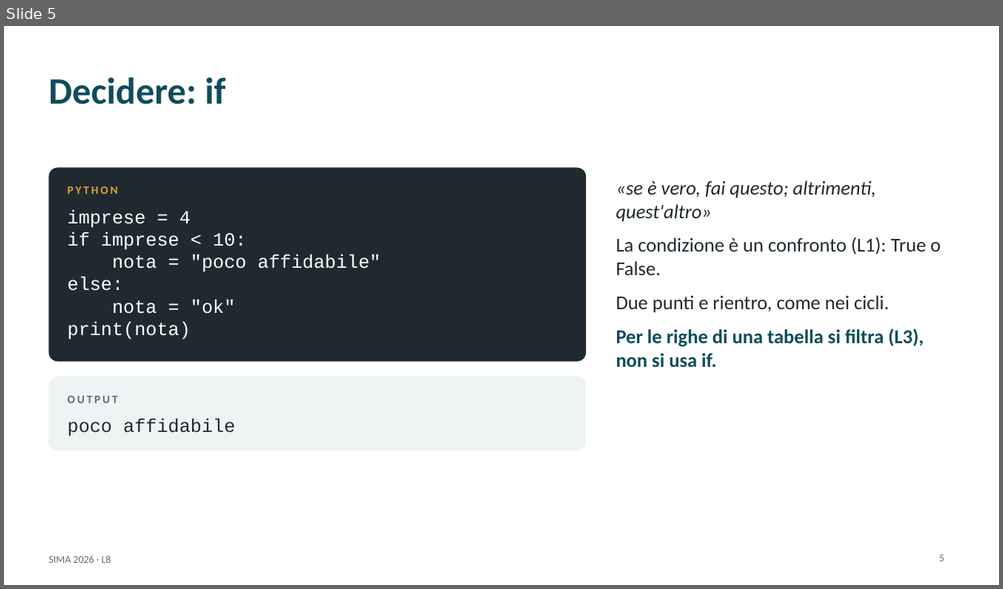
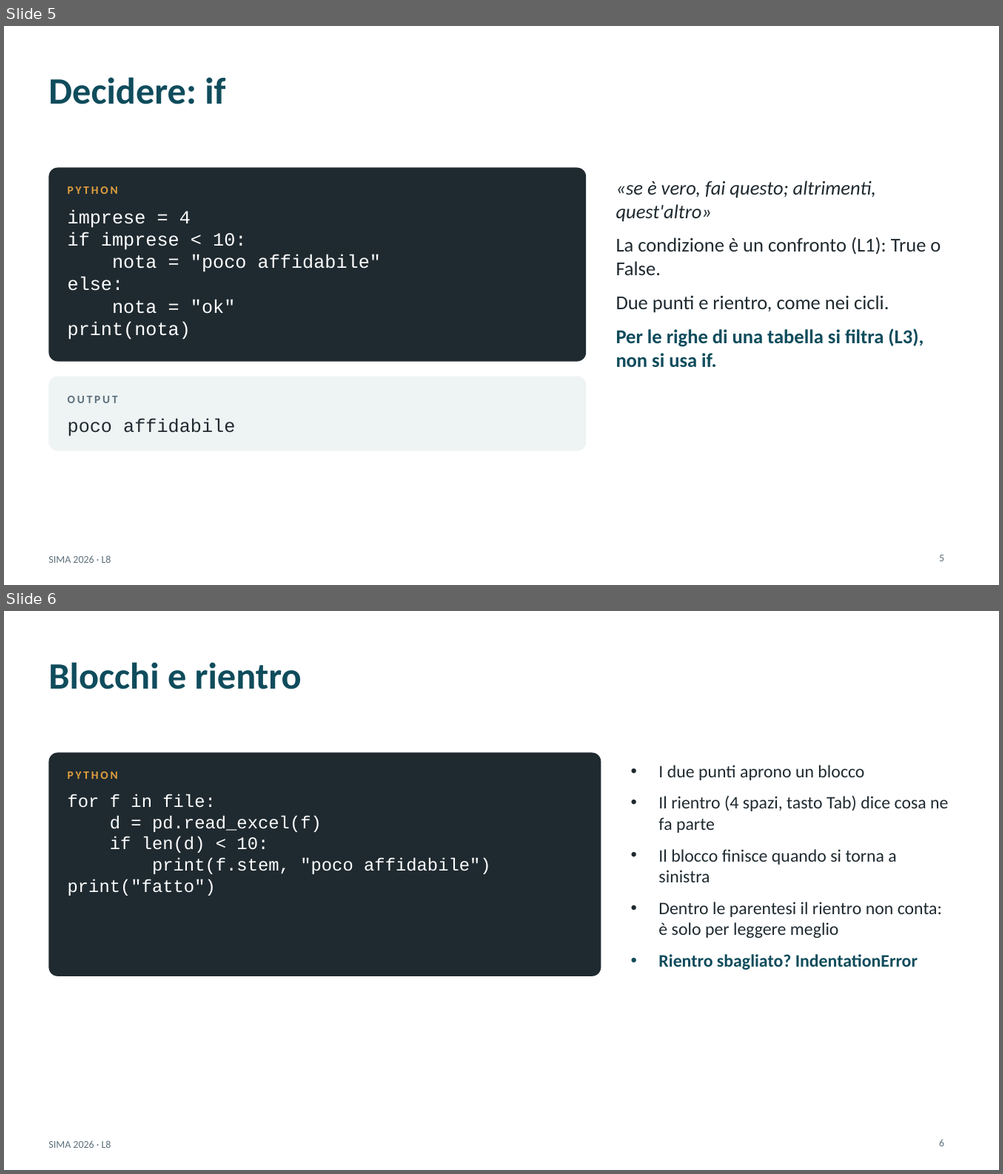
Before and after one commit to andrealorenzon/SIMA2026, a slide deck: lezioni/L08_funzioni_cicli/slide.pptx. Shown one above the other, each under a label of ours: slide 5 before the commit, slides 5 and 6 after it. The pictures are 1003x589 and 1003x1174 pixels, drawn with LibreOffice and Linux fonts; fonts in the diff are those of the drawing. Boxes give left, top, right and bottom in pixels: in the first picture for what was removed or moved away, otherwise in the second. Text is boxed around its words. In the diff, an @@ line names an element or a change of style, - is before the commit and + after.

```diff
--- a/lezioni/L08_funzioni_cicli/slide.pptx
+++ b/lezioni/L08_funzioni_cicli/slide.pptx
@@ slide 6 added at (x1=4, y1=611, x2=999, y2=1170), background #FFFFFF; not listed: 1 template element that a slide beside it also shows @@
@@ title added at (x1=48, y1=662, x2=301, y2=689), 36 pt, text #0F4C5C, bold @@
+Blocchi e rientro
@@ rounded rectangle added at (x1=48, y1=753, x2=601, y2=977), fill #1F2A30 @@
@@ text added at (x1=658, y1=765, x2=948, y2=970), 17 pt, text #1F2A30 @@
+• I due punti aprono un blocco
+• Il rientro (4 spazi, tasto Tab) dice cosa ne fa parte
+• Il blocco finisce quando si torna a sinistra
+• Dentro le parentesi il rientro non conta: è solo per leggere meglio
+• Rientro sbagliato? IndentationError
@@ text added at (x1=68, y1=772, x2=118, y2=779), 11 pt, text #E09F3E, bold @@
+PYTHON
@@ text added at (x1=68, y1=795, x2=491, y2=896), 17 pt, text #FFFFFF @@
+for f in file:
+d = pd.read_excel(f)
+if len(d) < 10:
+print(f.stem, "poco affidabile")
+print("fatto")
@@ page number added at (x1=939, y1=1139, x2=944, y2=1147), 10 pt, text #5C6F7B @@
+6
```
Also in this commit, not shown: 2 other files.
